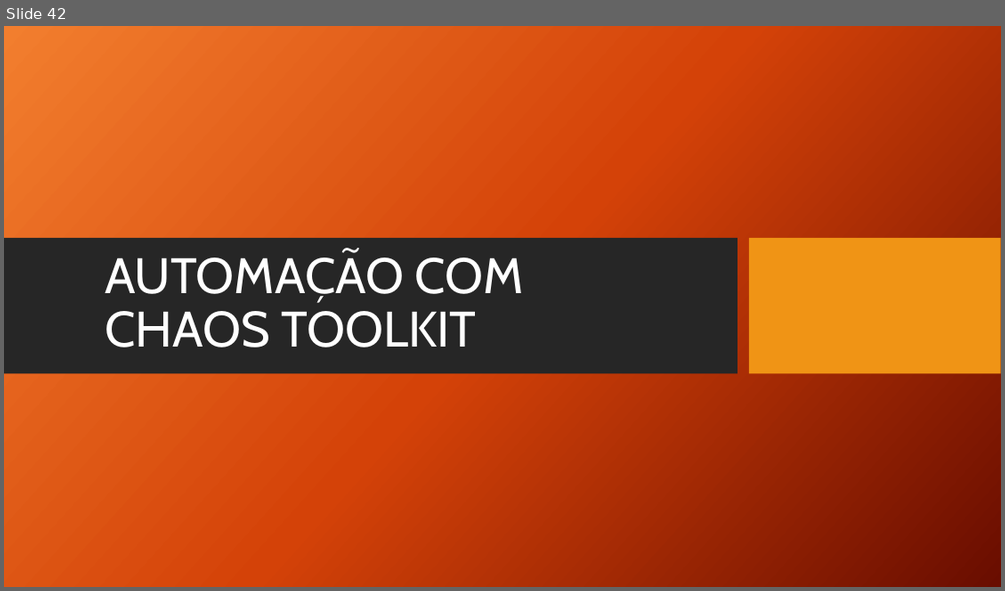
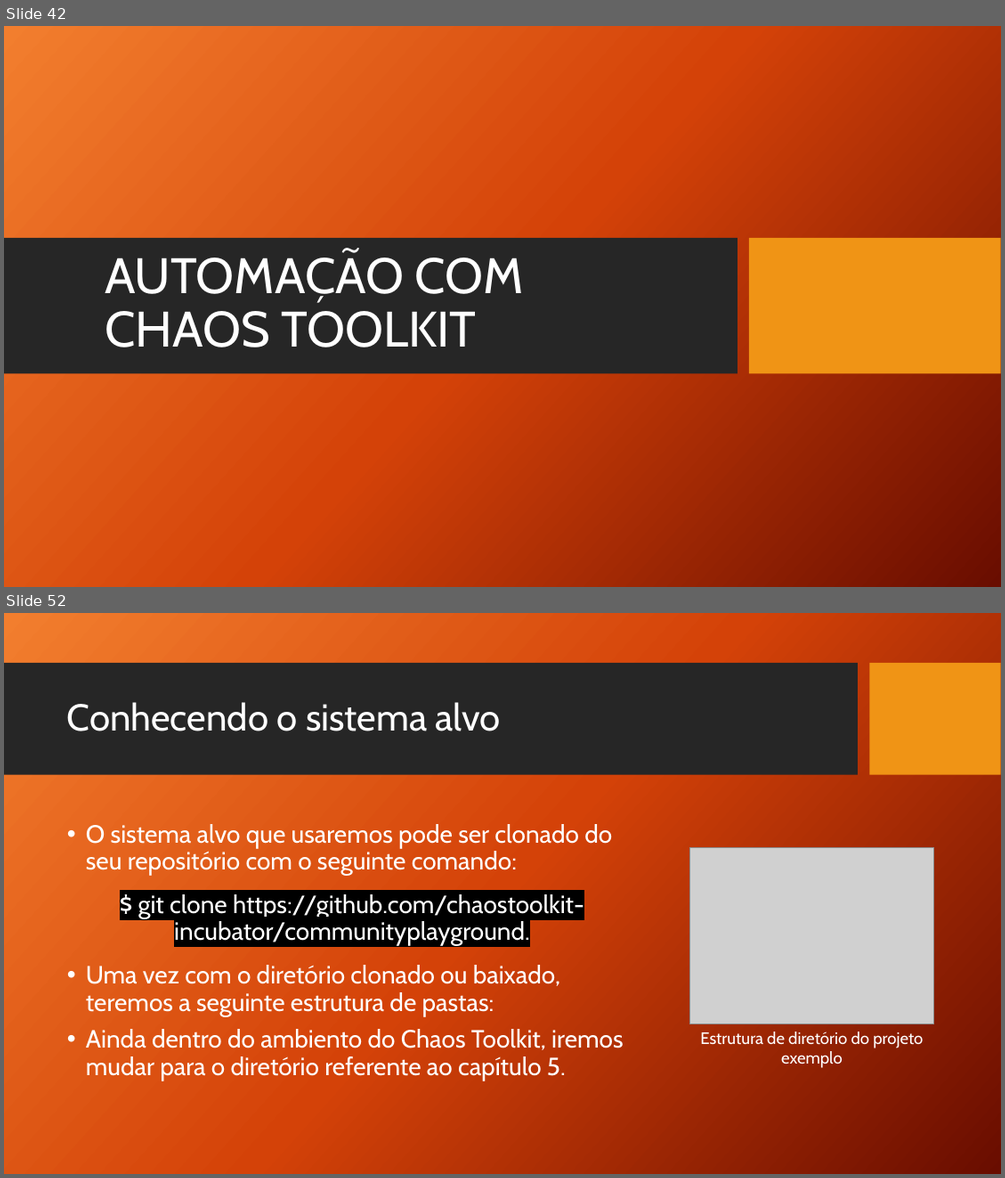
Before and after one commit to TCC-Chaos-Engineering/docs-chaos-engineering, a slide deck: docs/Chaos Engineering - Das Hipoteses aos Testes.pptx. Shown one above the other, each under a label of ours: slide 42 before the commit, slides 42 and 52 after it; the slides between them are not shown. The pictures are 1005x591 and 1005x1178 pixels, drawn with LibreOffice and Linux fonts; fonts in the diff are those of the drawing; grey boxes stand for pictures; background and template pictures are left out. Boxes give left, top, right and bottom in pixels: in the first picture for what was removed or moved away, otherwise in the second. Text is boxed around its words. In the diff, an @@ line names an element or a change of style, - is before the commit and + after.

```diff
--- a/docs/Chaos Engineering - Das Hipoteses aos Testes.pptx
+++ b/docs/Chaos Engineering - Das Hipoteses aos Testes.pptx
@@ slide 52 added at (4,613,1001,1174), background picture (left out) @@
@@ rectangle added at (4,663,858,775), fill #262626 @@
@@ rectangle added at (870,663,1001,775), fill #F09415 @@
@@ title added at (67,702,501,731), 36 pt, text #FFFFFF @@
+Conhecendo o sistema alvo
@@ text added at (86,824,623,1080), 24 pt, text #FFFFFF @@
+• O sistema alvo que usaremos pode ser clonado do seu repositório com o seguinte comando:
+$ git clone https://github.com/chaostoolkit-incubator/communityplayground.
+• Uma vez com o diretório clonado ou baixado, teremos a seguinte estrutura de pastas:
+• Ainda dentro do ambiento do Chaos Toolkit, iremos mudar para o diretório referente ao capítulo 5.
@@ picture added at (689,848,934,1024) @@
@@ text added at (700,1031,922,1068), 16 pt, text #FFFFFF @@
+Estrutura de diretório do projeto exemplo
```
Also in this commit, not shown: 28 slides changed, 20 other slides added, 2 slides removed.
